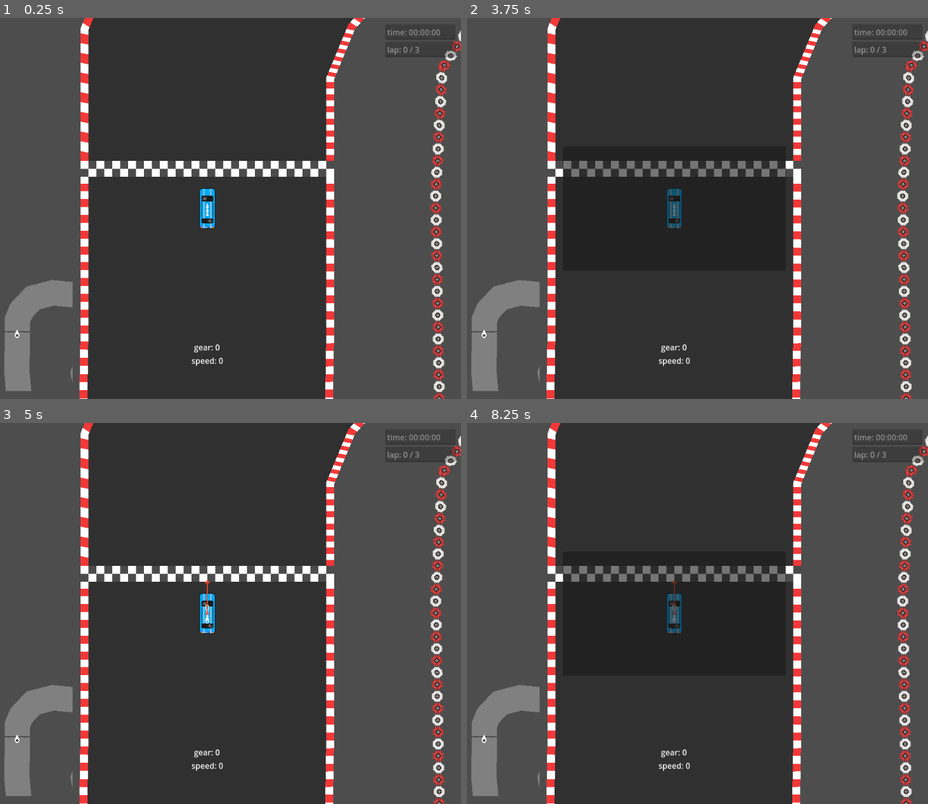
Above: before the commit, frames 1-4 (two rows, left to right).
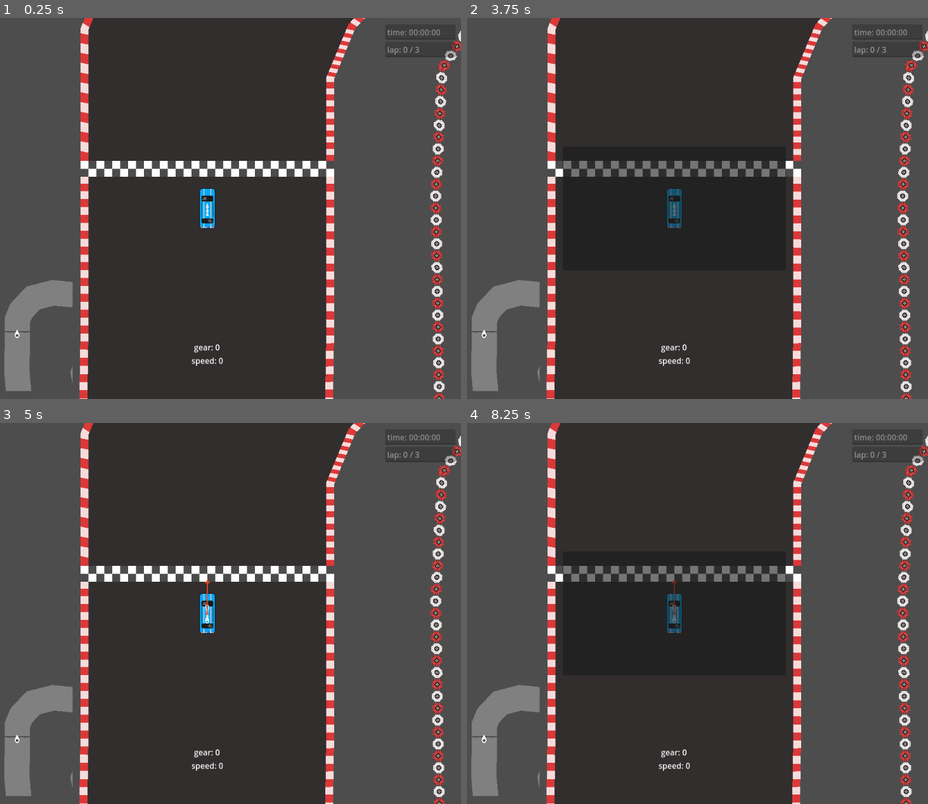
Above: after the commit, the same moments.

Repository: Tab-e-n/web-racing-game
Game: Godot game, scene res://gameplay.tscn
The game is run twice, just before and just after one commit, with the same random seed, the same clock (stepped at 60 frames per second) and the same inputs. This scene is started directly instead of the project's main scene.
Inputs:
- Up to frame 1 (0.25 s): no input
- Up to frame 2 (3.75 s): tap Enter at 0.5, 2, 3.5 s; hold Right (right) 0.53-1.28 s; hold Shift (shift) 0.53-1.28 s; tap Space at 1.25, 2.75 s; hold Down (down) 1.28-2.03 s; tap Tab at 1.35 s; hold Right (right) 2.03-2.78 s; hold Delete 2.03-2.78 s; hold Up (up) 2.78-3.53 s; tap Shift (shift) at 2.85 s; hold Left (left) from 3.53 s (still down); hold Tab from 3.53 s (still down)
- Up to frame 3 (5 s): keep holding Left (left); tap F12 (debug) at 4.15 s; tap Space at 4.25 s; release Tab at 4.28 s; tap Delete at 4.35 s
- Up to frame 4 (8.25 s): release Left (left) at 5.03 s; hold Down (down) 5.03-5.78 s; hold Shift (shift) 5.03-5.78 s; hold Right (right) 5.78-6.53 s; tap Tab at 5.85 s; hold Up (up) 6.53-7.28 s; hold Delete 6.53-7.28 s; hold Right (right) 7.28-8.03 s; tap Shift (shift) at 7.35 s; hold Down (down) from 8.03 s (still down); hold Tab from 8.03 s (still down)

The runs differ from the first frame. In frame 1, 1.5% of the frame differs, in the area x 17-80%, y 0-100%; in frame 2, 1.5%; in frame 3, 1.5%; in frame 4, 1.5%.
Error in both runs: Invalid access to property or key '0' on a base object of type 'Dictionary'. (res://Scripts/camera.gd:27)

Commit message:
Tapping brake during a turn nolonger fucks you over as much

Diff:
--- /dev/null
+++ b/Objects/GameplayObjects/dirt.tscn
@@ -0,0 +1,9 @@
+[gd_scene load_steps=2 format=3 uid="uid://dj7s6ip8d03f3"]
+
+[ext_resource type="Script" path="res://Scripts/dirt.gd" id="1_8hjca"]
+
+[node name="Dirt" type="Area2D"]
+script = ExtResource("1_8hjca")
+
+[connection signal="body_entered" from="." to="." method="_on_body_entered"]
+[connection signal="body_exited" from="." to="." method="_on_body_exited"]
--- /dev/null
+++ b/Objects/GameplayObjects/road_dirt.tscn
@@ -0,0 +1,13 @@
+[gd_scene load_steps=4 format=3 uid="uid://6yax7px2ani7"]
+
+[ext_resource type="Texture2D" uid="uid://w5rplcxhyvvd" path="res://Textures/placeholder_track_dirt.png" id="1_8xnsa"]
+[ext_resource type="Script" path="res://Scripts/road.gd" id="1_r2ikp"]
+[ext_resource type="PackedScene" uid="uid://dj7s6ip8d03f3" path="res://Objects/GameplayObjects/dirt.tscn" id="2_ed853"]
+
+[node name="RoadDirt" type="Line2D"]
+width = 512.0
+texture = ExtResource("1_8xnsa")
+texture_mode = 1
+script = ExtResource("1_r2ikp")
+
+[node name="Terrain" parent="." instance=ExtResource("2_ed853")]
--- /dev/null
+++ b/Objects/GameplayObjects/road_dirt_width_change.tscn
@@ -0,0 +1,19 @@
+[gd_scene load_steps=5 format=3 uid="uid://bia7kaqmuxsek"]
+
+[ext_resource type="Texture2D" uid="uid://w5rplcxhyvvd" path="res://Textures/placeholder_track_dirt.png" id="1_dgjay"]
+[ext_resource type="Script" path="res://Scripts/road_width_change.gd" id="2_8wm75"]
+[ext_resource type="PackedScene" uid="uid://dj7s6ip8d03f3" path="res://Objects/GameplayObjects/dirt.tscn" id="3_821dv"]
+
+[sub_resource type="Curve" id="Curve_u3mxu"]
+_data = [Vector2(0, 1), 0.0, 0.0, 0, 0, Vector2(1, 1), 0.0, 0.0, 0, 0]
+point_count = 2
+
+[node name="Road_Change" type="Line2D"]
+points = PackedVector2Array(0, 0, 0, -256)
+width = 512.0
+width_curve = SubResource("Curve_u3mxu")
+texture = ExtResource("1_dgjay")
+texture_mode = 1
+script = ExtResource("2_8wm75")
+
+[node name="Terrain" parent="." instance=ExtResource("3_821dv")]
--- /dev/null
+++ b/Objects/GameplayObjects/road_ice_width_change.tscn
@@ -0,0 +1,19 @@
+[gd_scene load_steps=5 format=3 uid="uid://dn1lg4qayntvh"]
+
+[ext_resource type="Texture2D" uid="uid://c0ryndga1casu" path="res://Textures/placeholder_track_ice.png" id="1_327ia"]
+[ext_resource type="Script" path="res://Scripts/road_width_change.gd" id="2_h1pum"]
+[ext_resource type="PackedScene" uid="uid://dhsm5kygcfgwi" path="res://Objects/GameplayObjects/ice.tscn" id="3_6wkw4"]
+
+[sub_resource type="Curve" id="Curve_63bbk"]
+_data = [Vector2(0, 1), 0.0, 0.0, 0, 0, Vector2(1, 1), 0.0, 0.0, 0, 0]
+point_count = 2
+
+[node name="Road_Change" type="Line2D"]
+points = PackedVector2Array(0, 0, 0, -256)
+width = 512.0
+width_curve = SubResource("Curve_63bbk")
+texture = ExtResource("1_327ia")
+texture_mode = 1
+script = ExtResource("2_h1pum")
+
+[node name="Terrain" parent="." instance=ExtResource("3_6wkw4")]
--- a/Objects/drift_effect.tscn
+++ /dev/null
@@ -1,18 +0,0 @@
-[gd_scene load_steps=3 format=3 uid="uid://clumaef802jra"]
-
-[ext_resource type="PackedScene" uid="uid://dyyr2k5i7oe3w" path="res://Objects/driftline.tscn" id="1_31uya"]
-[ext_resource type="Script" path="res://Objects/drift_effect.gd" id="1_lac53"]
-
-[node name="drift_effect" type="Node2D"]
-script = ExtResource("1_lac53")
-
-[node name="driftline1" parent="." instance=ExtResource("1_31uya")]
-
-[node name="driftline2" parent="." instance=ExtResource("1_31uya")]
-wheel_num = 2
-
-[node name="driftline3" parent="." instance=ExtResource("1_31uya")]
-wheel_num = 3
-
-[node name="driftline4" parent="." instance=ExtResource("1_31uya")]
-wheel_num = 4
--- a/Objects/driftline.tscn
+++ b/Objects/drift_line_effect.tscn
@@ -1,12 +1,12 @@
 [gd_scene load_steps=3 format=3 uid="uid://dyyr2k5i7oe3w"]
 
-[ext_resource type="Script" path="res://Scripts/driftline.gd" id="1_o336p"]
+[ext_resource type="Script" path="res://Scripts/drift_line_effect.gd" id="1_q3f60"]
 
 [sub_resource type="Curve" id="Curve_c6e6n"]
 _data = [Vector2(0.00342466, 0), 0.0, 0.0, 0, 0, Vector2(1, 1), 0.0, 0.0, 0, 0]
 point_count = 2
 
-[node name="Driftline" type="Line2D"]
+[node name="drift_line_effect" type="Line2D"]
 width = 7.0
 width_curve = SubResource("Curve_c6e6n")
-script = ExtResource("1_o336p")
+script = ExtResource("1_q3f60")
--- /dev/null
+++ b/Objects/drifting_effect.tscn
@@ -0,0 +1,6 @@
+[gd_scene load_steps=2 format=3 uid="uid://d0q8vypvjaud3"]
+
+[ext_resource type="Script" path="res://Scripts/drifting_effect.gd" id="1_qjyma"]
+
+[node name="drifting_effect" type="Node2D"]
+script = ExtResource("1_qjyma")
--- a/Objects/racecar.tscn
+++ b/Objects/racecar.tscn
@@ -61,6 +61,14 @@
 texture = ExtResource("2_4oll1")
 offset = Vector2(0, -32)
 
+[node name="drifting_rot" type="Sprite2D" parent="."]
+visible = false
+modulate = Color(0, 0.501961, 1, 0.501961)
+z_index = 50
+z_as_relative = false
+texture = ExtResource("2_4oll1")
+offset = Vector2(0, -32)
+
 [node name="last_coll_rot" type="Sprite2D" parent="."]
 visible = false
 modulate = Color(1, 1, 0, 0.501961)
--- a/Scripts/Netcode.gd
+++ b/Scripts/Netcode.gd
@@ -21,6 +21,7 @@
 	"test_scene" : "test_scene.tscn",
 	"Trees Trees Trees" : "test_scene_1.tscn",
 	"DA WORLD" : "THEWORLD.tscn",
+	"Stinky Pete" : "stinky_pete.tscn",
 }
 
 
--- /dev/null
+++ b/Scripts/dirt.gd
@@ -0,0 +1,21 @@
+extends Area2D
+
+
+var car : Node2D
+
+
+func _physics_process(_delta):
+	if car != null:
+		car.on_dirt = true
+		car.on_road = true
+
+
+func _on_body_entered(body):
+	if body is Racecar:
+		car = body
+
+
+func _on_body_exited(_body):
+	car.on_dirt = false
+	car.on_road = false
+	car = null
--- a/Scripts/driftline.gd
+++ b/Scripts/drift_line_effect.gd
@@ -4,8 +4,8 @@
 @export var wheel_num : int = 1
 
 
-@onready var car : Racecar = null
-@onready var wheel : Node2D = null
+var car : Racecar
+var wheel : Node2D
 
 
 var line_lenght : int = 60
@@ -14,8 +14,8 @@
 func _ready():
 	default_color = Palettes.PALETTES[Net.player_info["palette"]][0] * Color(1, 1, 1, 0.5)
 
-func _process(_delta):
-	if not car.state_sliding:
+func _physics_process(_delta):
+	if not (car.state_sliding or car.state_drifting):
 		active = false
 
 	if active:
--- a/Objects/drift_effect.gd
+++ b/Scripts/drifting_effect.gd
@@ -2,9 +2,8 @@
 
 
 @onready var car : Racecar = null
-@onready var wheel : Node2D = null
 
-enum {STATE_SLIDING, STATE_SLIPPING}
+enum {STATE_SLIDING, STATE_DRIFTING}
 
 var state : int = STATE_SLIDING
 
@@ -21,20 +20,22 @@
 		return
 
 	for i in range(4):
-		wheel = car.get_node("wheel" + String.num(i + 1))
-		var line = get_node("driftline" + String.num(i + 1))
+		var wheel = car.get_node("wheel" + String.num(i + 1))
 		if wheel == null:
-			line.queue_free()
 			continue
+
+		var line = preload("res://Objects/drift_line_effect.tscn").instantiate()
 		line.car = car
 		line.wheel = wheel
 		line.wheel_num = i + 1
 		if state == STATE_SLIDING:
 			line.line_lenght = 60
-		if state == STATE_SLIPPING:
+		if state == STATE_DRIFTING:
 			line.line_lenght = 30
 
-# Called every frame. 'delta' is the elapsed time since the previous frame.
-func _process(delta):
-	if not car.state_sliding and get_children()[0].points.size() == 0:
+		add_child(line)
+
+
+func _physics_process(delta):
+	if not (car.state_sliding or car.state_drifting) and get_children()[0].points.size() == 0:
 		queue_free()
--- a/Scripts/gameplay.gd
+++ b/Scripts/gameplay.gd
@@ -44,6 +44,7 @@
 	data["position"] = $Racecar.position
 	data["rotation"] = $Racecar.rotation
 	data["sliding"] = $Racecar.state_sliding
+	data["drifting"] = $Racecar.state_drifting
 #	data["gear"] = $Racecar.gear
 #	data["cur_speed"] = $Racecar.cur_speed
 	return data
--- a/Scripts/racecar.gd
+++ b/Scripts/racecar.gd
@@ -12,9 +12,16 @@
 const TOP_SPEED_BACK : float = 200
 const GEAR_THRESHOLDS = [150, 275, 400, 500]
 const GEAR_ACC_DECREASE = [0, 1.6, 2.1, 2.4, 2.7]
+const BUNKER_DRAG : float = 4
+
 const TURN_SPEED_SLIDING : float = 0.05
 const SLIDING_DRAG : float = 1.5
-const BUNKER_DRAG : float = 4
+
+const TURN_SPEED_DRIFTING : float = 0.04
+const DRIFTING_SLIP_ANGLE : float = 60
+const DRIFTING_SLIP_INCREASE : float = 30
+const DRIFTING_MIN_SLIP_ANGLE : float = 15
+const DRIFTING_TURN_REDUCTION : float = 200
 
 
 var is_taking_inputs = true
@@ -23,21 +30,26 @@
 var friction_reduction : float = 0
 var gear = 0
 var switching_gears_timer = 0
+var drifting_real_direction : float = 0
 
 var state_sliding : bool = false
+var state_drifting : bool = false
+
 var forced_accel : bool = false
 var forced_brake : bool = false
 var extra_friction : float = 0
 var extra_drag : float = 0
 var extra_accel : float = 0
+var extra_slip_angle : float = 0
 
 var on_road : bool = false
 var on_ice : bool = false
+var on_dirt : bool = false
 var on_bunker : bool = false
 
 var oil_covered : bool = false
 
-enum {BUNKER_TYPE_NORMAL, BUNKER_TYPE_SNOW}
+enum {BUNKER_TYPE_NORMAL, BUNKER_TYPE_SNOW, BUNKER_TYPE_DIRT}
 var bunker_type = BUNKER_TYPE_NORMAL
 
 var input_left : bool = false
@@ -72,6 +84,7 @@
 
 	on_road = false
 	on_ice = false
+	on_dirt = false
 
 	oil_covered = false
 
@@ -93,20 +106,29 @@
 	if on_bunker:
 		if bunker_type == BUNKER_TYPE_SNOW:
 			on_ice = true
+		if bunker_type == BUNKER_TYPE_DIRT:
+			on_dirt = true
 	if on_bunker != last_bunker and not on_bunker:
 		if bunker_type == BUNKER_TYPE_SNOW:
 			on_ice = false
+		if bunker_type == BUNKER_TYPE_DIRT:
+			on_dirt = false
 #	print(on_road)
 #	print(on_bunker)
 
 	extra_friction = 0
 	extra_drag = 0
 	extra_accel = 0
+	extra_slip_angle = 0
 
 	if on_ice:
 		start_sliding()
 		extra_friction -= FRICTION * 0.85
 		extra_accel -= ACCELERATION * 0.6
+
+	if on_dirt:
+		start_drifting()
+		extra_slip_angle = 15
 
 	if on_bunker:
 		extra_drag += BUNKER_DRAG
@@ -127,6 +149,8 @@
 
 	if state_sliding:
 		physics_sliding()
+	elif state_drifting:
+		physics_drifting()
 	else:
 		physics_normal()
 
@@ -169,9 +193,9 @@
 
 	$Label.text = String.num(gear) + "\n" + String.num(round(curr_speed))
 
-	if oil_covered:
+	if oil_covered or state_sliding:
 		$car.material.set_shader_parameter("dim", Vector3(0.5, 0.5, 0.5))
-	elif state_sliding:
+	elif state_drifting:
 		$car.material.set_shader_parameter("dim", Vector3(0.75, 0.75, 0.75))
 	else:
 		$car.material.set_shader_parameter("dim", Vector3(1, 1, 1))
@@ -179,6 +203,7 @@
 	$Label.visible = Global.debug_mode
 	$normal_rot.visible = Global.debug_mode
 	$last_coll_rot.visible = Global.debug_mode
+	$drifting_rot.visible = Global.debug_mode and state_drifting and not velocity == Vector2(0, 0)
 	$sliding_rot_cos.visible = Global.debug_mode and state_sliding and not velocity == Vector2(0, 0)
 	$new_rot.visible = Global.debug_mode
 
@@ -196,11 +221,11 @@
 				friction_reduction += 1
 
 	if input_down or (forced_brake and curr_speed > 10):
-		curr_speed = normal_change_speed(curr_speed, TOP_SPEED_BACK, -DECCELERATION)
+		curr_speed = normal_change_speed(curr_speed, -TOP_SPEED_BACK, -DECCELERATION)
 		if friction_reduction < FRICTION + extra_friction:
 			friction_reduction += 1
-		if gear > 0:
-			start_sliding()
+		if gear > 0 and curr_speed > 0:
+			start_drifting()
 
 	if ((not input_up and not input_down) or not is_taking_inputs) and friction_reduction > 0:
 		friction_reduction -= 1
@@ -215,21 +240,93 @@
 
 
 func normal_change_speed(speed : float, top_speed : float, acceleration : float):
-	if abs(speed) < top_speed:
-		speed += acceleration
-		if abs(speed) > top_speed:
-			speed = sign(speed) * top_speed
+	if top_speed > 0:
+		if speed < top_speed:
+			speed += acceleration
+			if speed > top_speed:
+				speed = top_speed
+	if top_speed < 0:
+		if speed > top_speed:
+			speed += acceleration
+			if speed < top_speed:
+				speed = top_speed
 	return speed
 
 
+func start_drifting():
+	if state_sliding:
+		return
+	if not state_drifting:
+		drifting_real_direction = rotation
+		var effect_packed : PackedScene = preload("res://Objects/drifting_effect.tscn")
+		var effect = effect_packed.instantiate()
+		effect.state = effect.STATE_DRIFTING
+		add_sibling(effect)
+	state_drifting = true
+
+func physics_drifting():
+	if input_left:
+		rotation -= TURN_SPEED_DRIFTING
+	if input_right:
+		rotation += TURN_SPEED_DRIFTING
+
+	var rot_sign_before = rotation_sign(drifting_real_direction, rotation)
+	drifting_real_direction += sign(curr_speed) * rotation_sign(drifting_real_direction, rotation) * TURN_SPEED * (DRIFTING_TURN_REDUCTION / curr_speed)
+	# * (3.14 / rotation_distance(rotation, drifting_real_direction))
+	if rot_sign_before != rotation_sign(drifting_real_direction, rotation):
+		drifting_real_direction = rotation
+
+	if Global.debug_mode:
+		$drifting_rot.global_rotation = drifting_real_direction
+
+	if switching_gears_timer == 0:
+		if input_up or forced_accel:
+			curr_speed = normal_change_speed(curr_speed, TOP_SPEED, (ACCELERATION - GEAR_ACC_DECREASE[gear] + extra_accel) * cos(rotation - drifting_real_direction))
+			if friction_reduction < FRICTION + extra_friction:
+				friction_reduction += 1
+
+	if input_down or (forced_brake and curr_speed > 10):
+		curr_speed = normal_change_speed(curr_speed, -TOP_SPEED_BACK, -DECCELERATION)
+		if friction_reduction < FRICTION + extra_friction:
+			friction_reduction += 1
+
+	if ((not input_up and not input_down) or not is_taking_inputs) and friction_reduction > 0:
+		friction_reduction -= 1
+
+	if friction_reduction > FRICTION + extra_friction:
+		friction_reduction = FRICTION + extra_friction
+
+	var rot_dist = rotation_distance(drifting_real_direction, rotation)
+
+	if not (DEBUG_NO_EXIT_SLIDING or on_dirt):
+		if (rot_dist < PI * 0.035 and not input_down and not forced_brake):
+			state_drifting = false
+
+	if not DEBUG_NO_EXIT_SLIDING:
+		var slip_angle = DRIFTING_SLIP_ANGLE - DRIFTING_SLIP_INCREASE * (curr_speed / 1000) + extra_slip_angle
+		if slip_angle < DRIFTING_MIN_SLIP_ANGLE:
+			slip_angle = DRIFTING_MIN_SLIP_ANGLE
+		if (rot_dist / PI) * 180 > slip_angle:
+			state_drifting = false
+			start_sliding()
+
+		if abs(velocity.x) < 25 and abs(velocity.y) < 25:
+			state_drifting = false
+
+	curr_speed = apply_reductive_forces(curr_speed, sign(curr_speed), FRICTION + extra_friction - friction_reduction , abs(curr_speed), extra_drag)
+
+	velocity.x = sin(drifting_real_direction) * curr_speed
+	velocity.y = -cos(drifting_real_direction) * curr_speed
+
+
 func start_sliding():
-	if state_sliding == true:
-		return
+	if not state_sliding:
+		var effect_packed : PackedScene = preload("res://Objects/drifting_effect.tscn")
+		var effect = effect_packed.instantiate()
+		effect.state = effect.STATE_SLIDING
+		add_sibling(effect)
 	state_sliding = true
-	var effect_packed : PackedScene = preload("res://Objects/drift_effect.tscn")
-	var effect = effect_packed.instantiate()
-	effect.state = effect.STATE_SLIDING
-	add_sibling(effect)
+	state_drifting = false
 
 
 func physics_sliding():
--- a/Scripts/start_position.gd
+++ b/Scripts/start_position.gd
@@ -1,7 +1,7 @@
 extends Marker2D
 
 
-@export_enum("Normal", "Snow") var bunker_type : int = Racecar.BUNKER_TYPE_NORMAL
+@export_enum("Normal", "Snow", "Dirt") var bunker_type : int = 0
 
 
 func _ready():
--- /dev/null
+++ b/Tracks/stinky_pete.tscn
@@ -0,0 +1,192 @@
+[gd_scene load_steps=14 format=3 uid="uid://c0lth0e5g48xi"]
+
+[ext_resource type="PackedScene" uid="uid://6yax7px2ani7" path="res://Objects/GameplayObjects/road_dirt.tscn" id="1_ybfal"]
+[ext_resource type="PackedScene" uid="uid://d02i4pulhjd01" path="res://Objects/GameplayObjects/start_position.tscn" id="1_yd06f"]
+[ext_resource type="PackedScene" uid="uid://bia7kaqmuxsek" path="res://Objects/GameplayObjects/road_dirt_width_change.tscn" id="3_tgb66"]
+[ext_resource type="PackedScene" uid="uid://b1tv587fjj38r" path="res://Objects/GameplayObjects/road.tscn" id="4_n6eup"]
+[ext_resource type="PackedScene" uid="uid://dio5x6fxxcoph" path="res://Objects/GameplayObjects/finish_line.tscn" id="5_0q28i"]
+[ext_resource type="PackedScene" uid="uid://b6m05hpjgeyco" path="res://Objects/GameplayObjects/checkpoint.tscn" id="6_bnayt"]
+[ext_resource type="PackedScene" uid="uid://bjrfuokbebqih" path="res://Objects/GameplayObjects/booster.tscn" id="6_d814m"]
+[ext_resource type="PackedScene" uid="uid://ciix74q2xv87b" path="res://Objects/GameplayObjects/oil_1.tscn" id="7_wfrc8"]
+[ext_resource type="PackedScene" uid="uid://c0uv2mlwl4p5x" path="res://Objects/GameplayObjects/oil_2.tscn" id="8_7pgqf"]
+[ext_resource type="PackedScene" uid="uid://bb6g37800oibm" path="res://Objects/GameplayObjects/oil_3.tscn" id="9_58ow5"]
+[ext_resource type="PackedScene" uid="uid://82307qvrhkbc" path="res://Objects/GameplayObjects/tire_obstacle.tscn" id="10_4sit2"]
+
+[sub_resource type="Curve" id="Curve_b0fyr"]
+_data = [Vector2(0, 1), 0.0, 0.0, 0, 0, Vector2(1, 1.75), 0.0, 0.0, 0, 0]
+point_count = 2
+
+[sub_resource type="Curve" id="Curve_cx8n2"]
+_data = [Vector2(0, 1), 0.0, 0.0, 0, 0, Vector2(1, 1.75), 0.0, 0.0, 0, 0]
+point_count = 2
+
+[node name="StinkyPete" type="Node2D"]
+
+[node name="Polygon2D" type="Polygon2D" parent="."]
+color = Color(0.34902, 0.247059, 0.215686, 1)
+polygon = PackedVector2Array(-3736, -4512, 7720, -5088, 8328, 5656, -3464, 5144)
+
+[node name="start_position" parent="." instance=ExtResource("1_yd06f")]
+position = Vector2(960, -704)
+bunker_type = 2
+
+[node name="RoadDirt" parent="." instance=ExtResource("1_ybfal")]
+position = Vector2(-40, 64)
+points = PackedVector2Array(40, -832, 40, 0, 216, 384, 592, 744, 904, 864, 1288, 792, 1712, 856, 2072, 1128, 2624, 1488, 3320, 1752, 3808, 1768, 4184, 1592, 4392, 1384, 4512, 1016, 4496, 616, 4336, 280, 4200, 24, 4200, -64)
+
+[node name="Road_Change" parent="." instance=ExtResource("3_tgb66")]
+position = Vector2(4152, -248)
+points = PackedVector2Array(8, 248, 8, -264)
+width_curve = SubResource("Curve_b0fyr")
+width_end = 896.0
+
+[node name="Road_Change2" parent="." instance=ExtResource("3_tgb66")]
+position = Vector2(1912, -576)
+points = PackedVector2Array(8, 256, 392, -128)
+width_curve = SubResource("Curve_cx8n2")
+width_end = 896.0
+
+[node name="RoadDirt2" parent="." instance=ExtResource("1_ybfal")]
+position = Vector2(4112, -464)
+points = PackedVector2Array(48, -48, 48, -240, 32, -424, -64, -600, -200, -768, -400, -896, -656, -944, -848, -944, -1616, -432, -1808, -240)
+width = 896.0
+
+[node name="Road" parent="." instance=ExtResource("4_n6eup")]
+position = Vector2(784, -768)
+points = PackedVector2Array(1136, 448, 944, 640, 568, 800, 392, 720, 232, 536, 176, 320, 176, -192, 88, -400, -104, -552, -240, -584, -424, -568, -616, -472, -728, -336, -784, -192, -784, 0)
+
+[node name="finish_line" parent="." instance=ExtResource("5_0q28i")]
+position = Vector2(960, -832)
+rotation = 3.14159
+
+[node name="checkpoint" parent="finish_line" instance=ExtResource("6_bnayt")]
+position = Vector2(88, 312)
+rotation = 5.75959
+
+[node name="checkpoint2" parent="finish_line" instance=ExtResource("6_bnayt")]
+position = Vector2(464, 528)
+rotation = 4.71239
+
+[node name="checkpoint3" parent="finish_line" instance=ExtResource("6_bnayt")]
+position = Vector2(768, 416)
+rotation = 4.18879
+
+[node name="checkpoint4" parent="finish_line" instance=ExtResource("6_bnayt")]
+position = Vector2(960, 55.9999)
+rotation = 3.14159
+
+[node name="checkpoint5" parent="finish_line" instance=ExtResource("6_bnayt")]
+position = Vector2(968, -544)
+rotation = 3.14159
+
+[node name="checkpoint6" parent="finish_line" instance=ExtResource("6_bnayt")]
+position = Vector2(920, -984)
+rotation = 2.87979
+
+[node name="checkpoint7" parent="finish_line" instance=ExtResource("6_bnayt")]
+position = Vector2(688, -1376)
+rotation = 2.35619
+
+[node name="checkpoint8" parent="finish_line" instance=ExtResource("6_bnayt")]
+position = Vector2(144, -1712)
+rotation = 2.0944
+
+[node name="checkpoint10" parent="finish_line" instance=ExtResource("6_bnayt")]
+position = Vector2(-800, -1824)
+rotation = 2.0944
+
+[node name="checkpoint11" parent="finish_line" instance=ExtResource("6_bnayt")]
+position = Vector2(-1512, -2320)
+rotation = 2.0944
+
+[node name="checkpoint12" parent="finish_line" instance=ExtResource("6_bnayt")]
+position = Vector2(-2288, -2632)
+rotation = 1.8326
+
+[node name="checkpoint13" parent="finish_line" instance=ExtResource("6_bnayt")]
+position = Vector2(-2952, -2600)
+rotation = 1.0472
+
+[node name="checkpoint14" parent="finish_line" instance=ExtResource("6_bnayt")]
+position = Vector2(-3408, -2216)
+rotation = 0.523599
+
+[node name="checkpoint15" parent="finish_line" instance=ExtResource("6_bnayt")]
+position = Vector2(-3528, -1640)
+
+[node name="checkpoint16" parent="finish_line" instance=ExtResource("6_bnayt")]
+position = Vector2(-3256, -944)
+
+[node name="checkpoint17" parent="finish_line" instance=ExtResource("6_bnayt")]
+position = Vector2(-3168, -384)
+
+[node name="checkpoint18" parent="finish_line" instance=ExtResource("6_bnayt")]
+position = Vector2(-3104, 96.0005)
+rotation = -0.523599
+
+[node name="checkpoint20" parent="finish_line" instance=ExtResource("6_bnayt")]
+position = Vector2(-2472, 624)
+rotation = -1.5708
+
+[node name="checkpoint21" parent="finish_line" instance=ExtResource("6_bnayt")]
+position = Vector2(-1904, 352)
+rotation = -2.0944
+
+[node name="checkpoint22" parent="finish_line" instance=ExtResource("6_bnayt")]
+position = Vector2(-1096, -408)
+rotation = -2.35619
+
+[node name="checkpoint23" parent="finish_line" instance=ExtResource("6_bnayt")]
+position = Vector2(-664, -712)
+rotation = -1.8326
+
+[node name="checkpoint24" parent="finish_line" instance=ExtResource("6_bnayt")]
+position = Vector2(-184, -736)
+rotation = -1.0472
+
+[node name="booster" parent="." instance=ExtResource("6_d814m")]
+position = Vector2(872, 1120)
+rotation = 1.309
+
+[node name="oil" parent="." instance=ExtResource("7_wfrc8")]
+position = Vector2(2640, -808)
+rotation = -0.523599
+
+[node name="oil2" parent="." instance=ExtResource("8_7pgqf")]
+position = Vector2(3264, -1032)
+rotation = 1.5708
+
+[node name="oil3" parent="." instance=ExtResource("9_58ow5")]
+position = Vector2(2872, -1560)
+rotation = 0.785398
+
+[node name="oil4" parent="." instance=ExtResource("7_wfrc8")]
+position = Vector2(2776, -1152)
+rotation = 1.0472
+
+[node name="oil5" parent="." instance=ExtResource("8_7pgqf")]
+position = Vector2(2408, -408)
+rotation = 0.261799
+
+[node name="oil6" parent="." instance=ExtResource("9_58ow5")]
+position = Vector2(2256, -776)
+rotation = 3.14159
+
+[node name="booster2" parent="." instance=ExtResource("6_d814m")]
+position = Vector2(3976, 88)
+
+[node name="tire_obstacle" parent="." instance=ExtResource("10_4sit2")]
+position = Vector2(432, -864)
+points = PackedVector2Array(216, 16, 184, -64, 128, -128, 48, -152, -32, -128, -88, -56, -112, 16, -112, 80, -120, 808, -80, 944, -8, 1056, 64, 1160, 152, 1240, 264, 1336, 376, 1416, 504, 1440, 656, 1416, 704, 1336, 704, 1248, 632, 1120, 440, 960, 304, 808, 208, 576, 200, 384, 216, 32)
+
+[node name="tire_obstacle2" parent="." instance=ExtResource("10_4sit2")]
+position = Vector2(3240, 448)
+points = PackedVector2Array(-1456, -32, -600, 272, -208, 608, -24, 760, 160, 816, 384, 848, 536, 752, 632, 608, 640, 456, 632, 240, 592, 32, 536, -128, 472, -272, 432, -400, 320, -608, 224, -888, 80, -1024, -88, -976, -264, -864, -424, -656, -552, -488, -720, -344, -848, -280, -1072, -216, -1280, -152, -1456, -32, -2080, -40)
+
+[node name="tire_obstacle3" parent="." instance=ExtResource("10_4sit2")]
+position = Vector2(232, 1576)
+points = PackedVector2Array(-1008, -1128, -672, -496, -336, -56, 120, 256, 648, 376, 1160, 384, 1704, 600, 2208, 792, 2800, 952, 3560, 1056, 4520, 976, 4928, 552, 5056, -120, 5080, -720, 4912, -1160, 4768, -1632, 4808, -2112, 4672, -2520, 4456, -2976, 4048, -3368, 3520, -3632, 3024, -3656, 2632, -3536, 2256, -3304, 1920, -3032, 1696, -2952, 1352, -3088, 936, -3296, 752, -3400, 480, -3520, 32, -3616, -336, -3536, -784, -3248, -1064, -2752, -1136, -2408, -1208, -1944, -1200, -1592, -1032, -1152)
+
+[node name="tire_obstacle4" parent="." instance=ExtResource("10_4sit2")]
+position = Vector2(1576, -1144)
+points = PackedVector2Array(152, -312, -96, 616)
Binary file changed: Textures/placeholder_track.png
Binary file added: Textures/placeholder_track_dirt.png
Not shown, added: Textures/placeholder_track_dirt.png.import
Binary file changed: Textures/placeholder_track_ice.png
